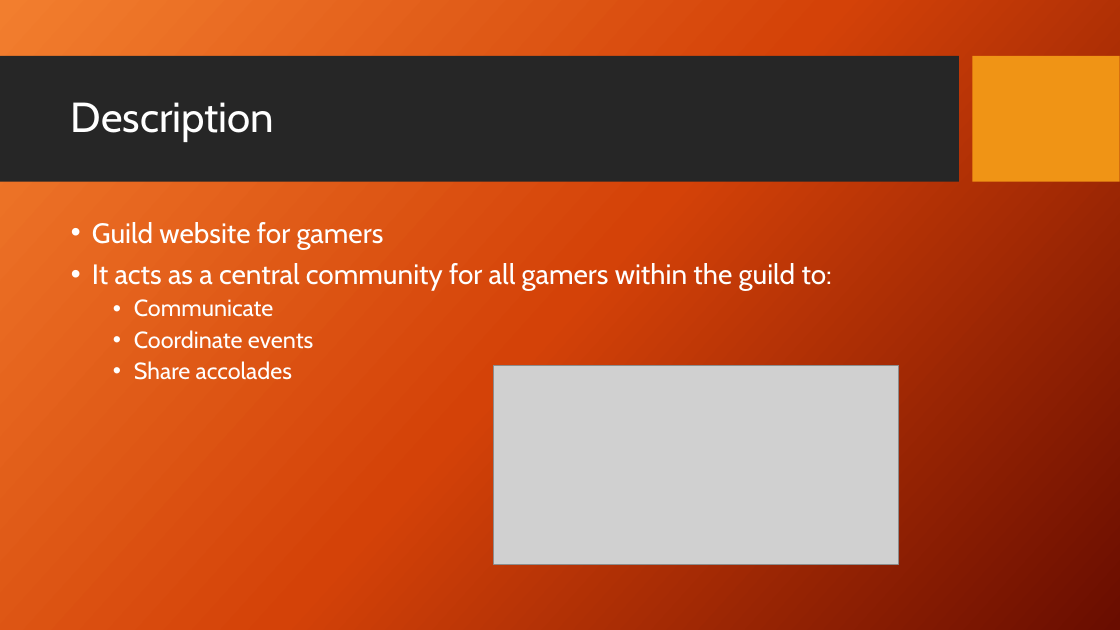
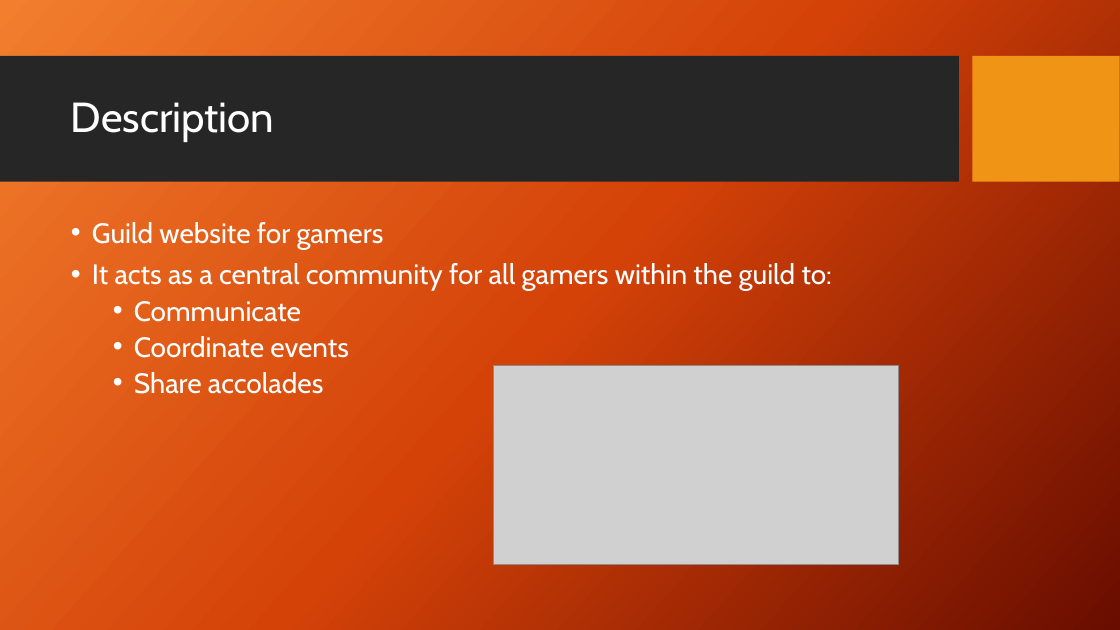
Before and after one commit to SlyKlops/Guildsite, a slide deck: slide 3 of web/Karpe Diem.pptx. Drawn at 1120x630 pixels with LibreOffice and Linux fonts; fonts in the diff are those of the drawing; grey boxes stand for pictures; background and template pictures are left out. Boxes give left, top, right and bottom in pixels: in the first picture for what was removed or moved away, otherwise in the second. Text is boxed around its words. In the diff, an @@ line names an element or a change of style, - is before the commit and + after.

```diff
--- a/web/Karpe Diem.pptx
+++ b/web/Karpe Diem.pptx
@@ text at [134, 301, 349, 394]: size 20 to 24 pt in "Communicate", "Coordinate events", "Share accolades" @@
```
Also in this commit, not shown: 3 other slides changed.
